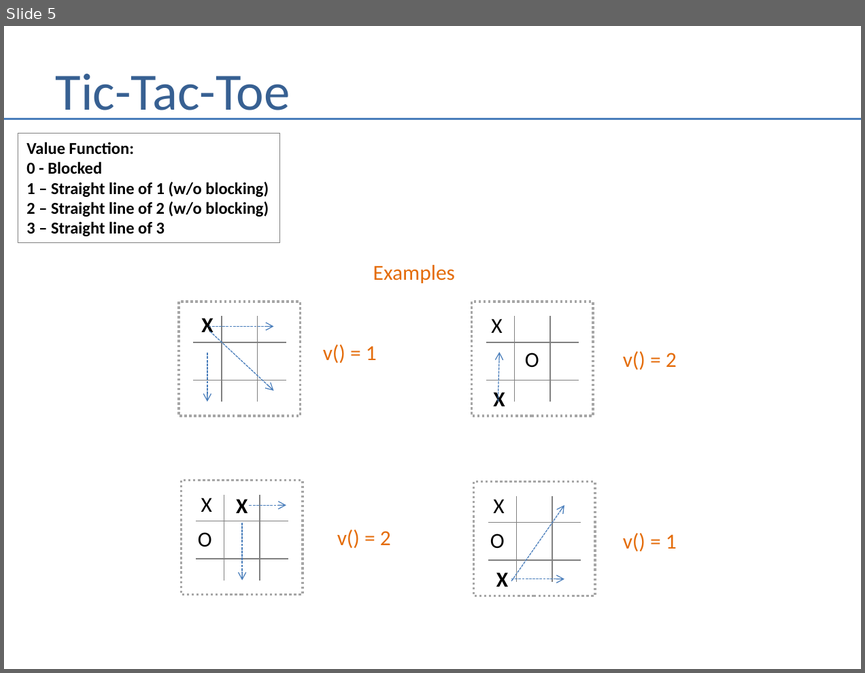
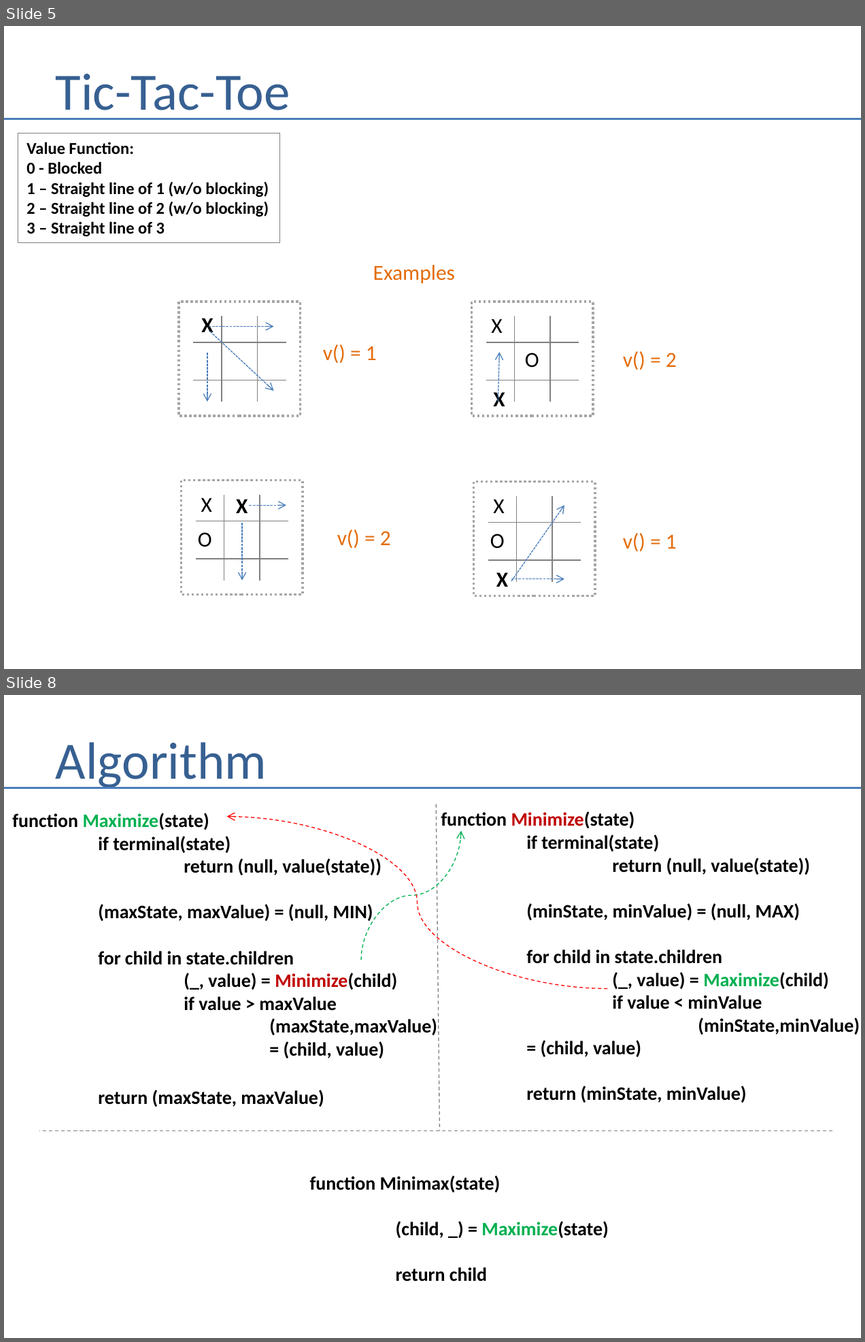
Before and after one commit to andrewferlitsch/Portland-Data-Science-Group, a slide deck: Presentations/AI - MinMax.pptx. Shown one above the other, each under a label of ours: slide 5 before the commit, slides 5 and 8 after it; the slides between them are not shown. The pictures are 865x673 and 865x1342 pixels, drawn with LibreOffice and Linux fonts; fonts in the diff are those of the drawing. Boxes give left, top, right and bottom in pixels: in the first picture for what was removed or moved away, otherwise in the second. Text is boxed around its words. In the diff, an @@ line names an element or a change of style, - is before the commit and + after.

Commit message:
add algo to minimax

```diff
--- a/Presentations/AI - MinMax.pptx
+++ b/Presentations/AI - MinMax.pptx
@@ slide 8 added at [4, 695, 861, 1338], background #FFFFFF @@
@@ title added at [56, 742, 266, 789], 44 pt, text #376092 @@
+Algorithm
@@ line added from (4, 787) to (861, 787), #4B7EBC 1.5 pt @@
@@ text added at [12, 813, 437, 1106], 16 pt, text #000000, bold @@
+function Maximize(state)
+if terminal(state)
+return (null, value(state))
+(maxState, maxValue) = (null, MIN)
+for child in state.children
+(_, value) = Minimize(child)
+if value > maxValue
+(maxState,maxValue)
+= (child, value)
+return (maxState, maxValue)
@@ curved arrow added from (607, 988) to (227, 817), #FF0000 0.75 pt dashed @@
@@ line added from (436, 804) to (439, 1130), #808080 0.75 pt dashed @@
@@ text added at [441, 811, 859, 1102], 16 pt, text #000000, bold @@
+function Minimize(state)
+if terminal(state)
+return (null, value(state))
+(minState, minValue) = (null, MAX)
+for child in state.children
+(_, value) = Maximize(child)
+if value < minValue
+(minState,minValue) = (child, value)
+return (minState, minValue)
@@ curved arrow added from (361, 960) to (461, 830), #00B050 0.75 pt dashed @@
@@ line added from (832, 1130) to (40, 1130), #808080 0.75 pt dashed @@
@@ text added at [310, 1175, 608, 1281], 16 pt, text #000000, bold @@
+function Minimax(state)
+(child, _) = Maximize(state)
+return child
```
Also in this commit, not shown: 1 other slide added.
